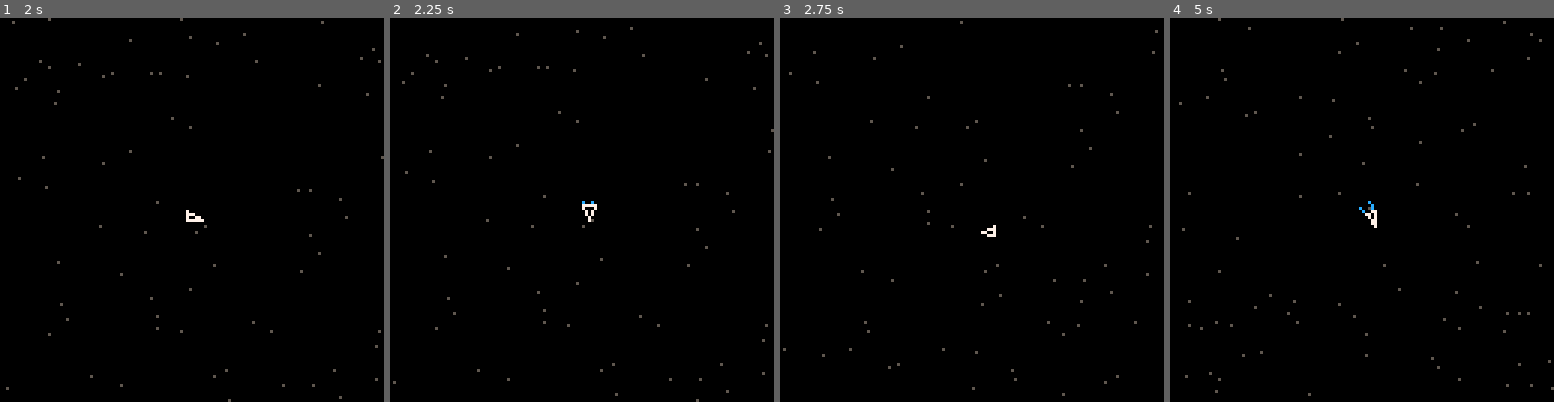
Above: before the commit, frames 1-4 (left to right).
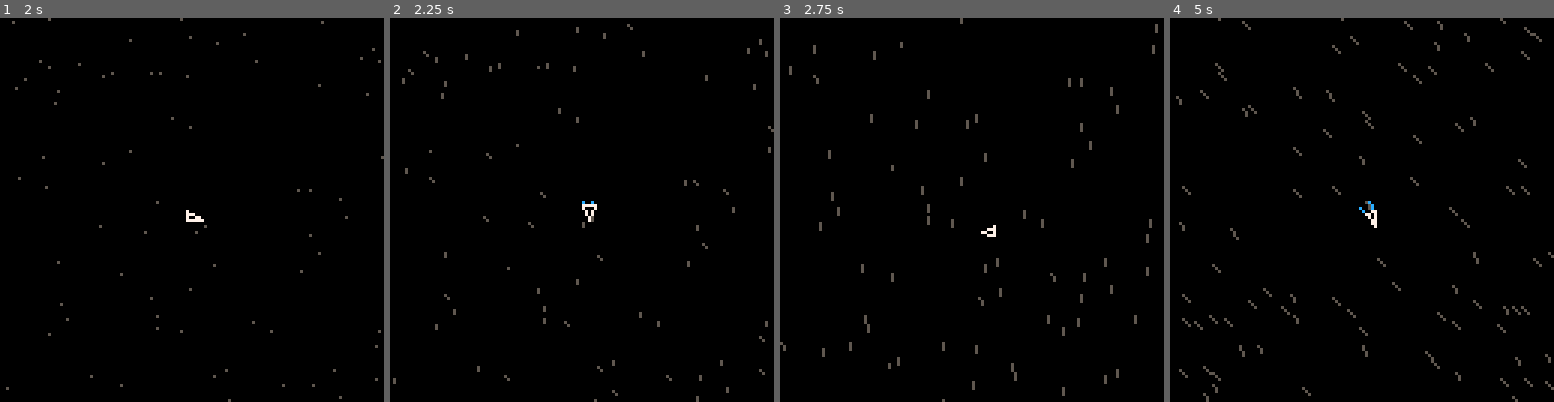
Above: after the commit, the same moments.

Repository: T0astBread/pico8-game-in-space
Game: PICO-8 cartridge picospace.p8
The game is run twice, just before and just after one commit, with the same random seed, the same clock (stepped at 60 frames per second) and the same inputs.
Inputs:
- Up to frame 1 (2 s): hold Right from 1.6 s (still down)
- Up to frame 2 (2.25 s): release Right at 2.1 s; hold Up from 2.15 s (still down)
- Up to frame 3 (2.75 s): release Up at 2.42 s; hold Right from 2.47 s (still down)
- Up to frame 4 (5 s): release Right at 3.03 s; hold Left 3.08-3.58 s; hold Down 3.63-3.97 s; hold Right 4.02-4.68 s; hold Up from 4.73 s (still down)

Frame 1 is identical in both runs. In frame 2, 0.4% of the frame differs, in the area x 0-100%, y 1-100%; in frame 3, 0.8%; in frame 4, 1.1%, in the area x 1-100%, y 0-100%.

Commit message:
Add *cool* warp effect to stars when moving

Diff:
--- a/picospace.p8
+++ b/picospace.p8
@@ -238,9 +238,14 @@
 			local idx=ix*64+iy
 			local star=stars[idx]
 			if(star) then
-				pset(
+				local p=v2(
 					flrx+px*4+star.x,
-					flry+py*4+star.y,
+					flry+py*4+star.y)
+				local p2=v2_add(
+					p, v2_mul(pllvel,-.85))
+				line(
+					p.x,p.y,
+					p2.x,p2.y,
 					5)
 			end
 		end
